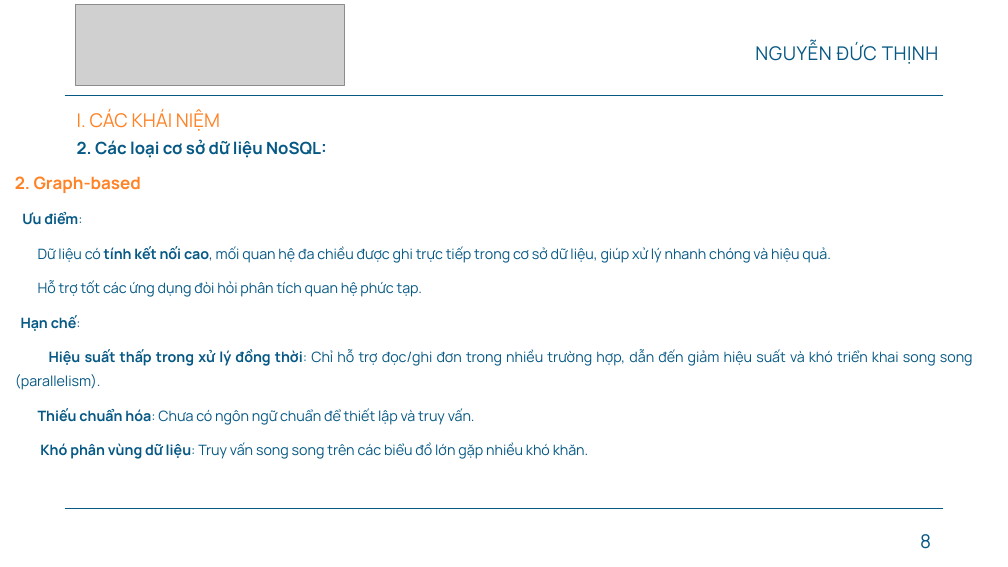
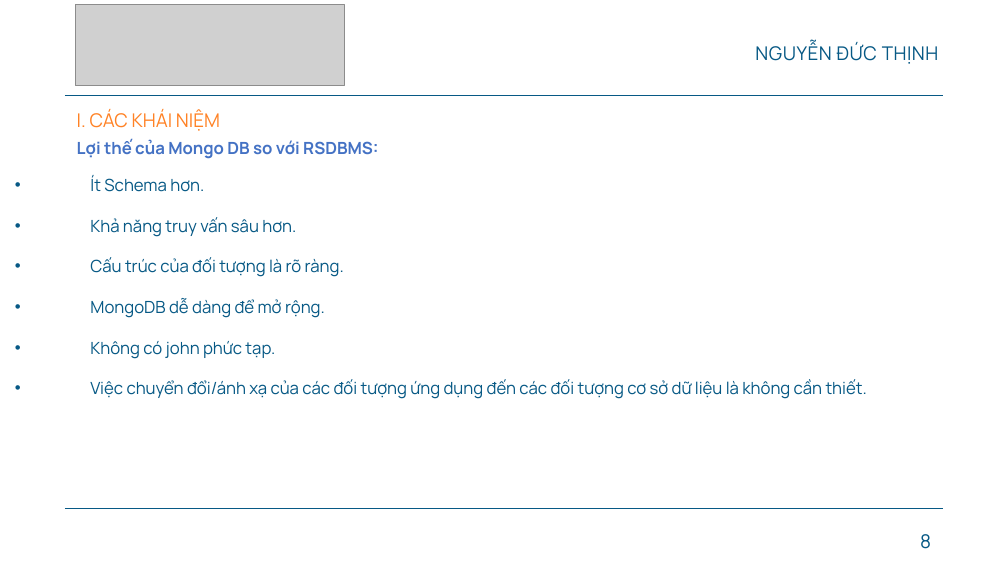
Before and after one commit to Ducthinh1501/CN-DA21TTB-NGUYENDUCTHINH-MONGODB-READINGTESTS, a slide deck: slide 8 of thesis/CN-SLIDE-BAOCAO.pptx. Drawn at 1008x567 pixels with LibreOffice and Linux fonts; fonts in the diff are those of the drawing; grey boxes stand for pictures; background and template pictures are left out. Boxes give left, top, right and bottom in pixels: in the first picture for what was removed or moved away, otherwise in the second. Text is boxed around its words. In the diff, an @@ line names an element or a change of style, - is before the commit and + after.

```diff
--- a/thesis/CN-SLIDE-BAOCAO.pptx
+++ b/thesis/CN-SLIDE-BAOCAO.pptx
@@ text at (77,139,378,159): text changed; text colour #075985 to #4472C4 @@
-2. Các loại cơ sở dữ liệu NoSQL:
+Lợi thế của Mongo DB so với RSDBMS:
@@ text at (90,175,867,399): text changed; size 13.6 to 16 pt @@
-2. Graph-based
-Ưu điểm:
-Dữ liệu có tính kết nối cao, mối quan hệ đa chiều được ghi trực tiếp trong cơ sở dữ liệu, giúp xử lý nhanh chóng và hiệu quả.
-Hỗ trợ tốt các ứng dụng đòi hỏi phân tích quan hệ phức tạp.
-Hạn chế:
-Hiệu suất thấp trong xử lý đồng thời: Chỉ hỗ trợ đọc/ghi đơn trong nhiều trường hợp, dẫn đến giảm hiệu suất và khó triển khai song song (parallelism).
-Thiếu chuẩn hóa: Chưa có ngôn ngữ chuẩn để thiết lập và truy vấn.
-Khó phân vùng dữ liệu: Truy vấn song song trên các biểu đồ lớn gặp nhiều khó khăn.
+• Ít Schema hơn.
+• Khả năng truy vấn sâu hơn.
+• Cấu trúc của đối tượng là rõ ràng.
+• MongoDB dễ dàng để mở rộng.
+• Không có john phức tạp.
+• Việc chuyển đổi/ánh xạ của các đối tượng ứng dụng đến các đối tượng cơ sở dữ liệu là không cần thiết.
```
Also in this commit, not shown: 3 other slides changed, 4 slides added, 8 slides removed, 12 other files.
